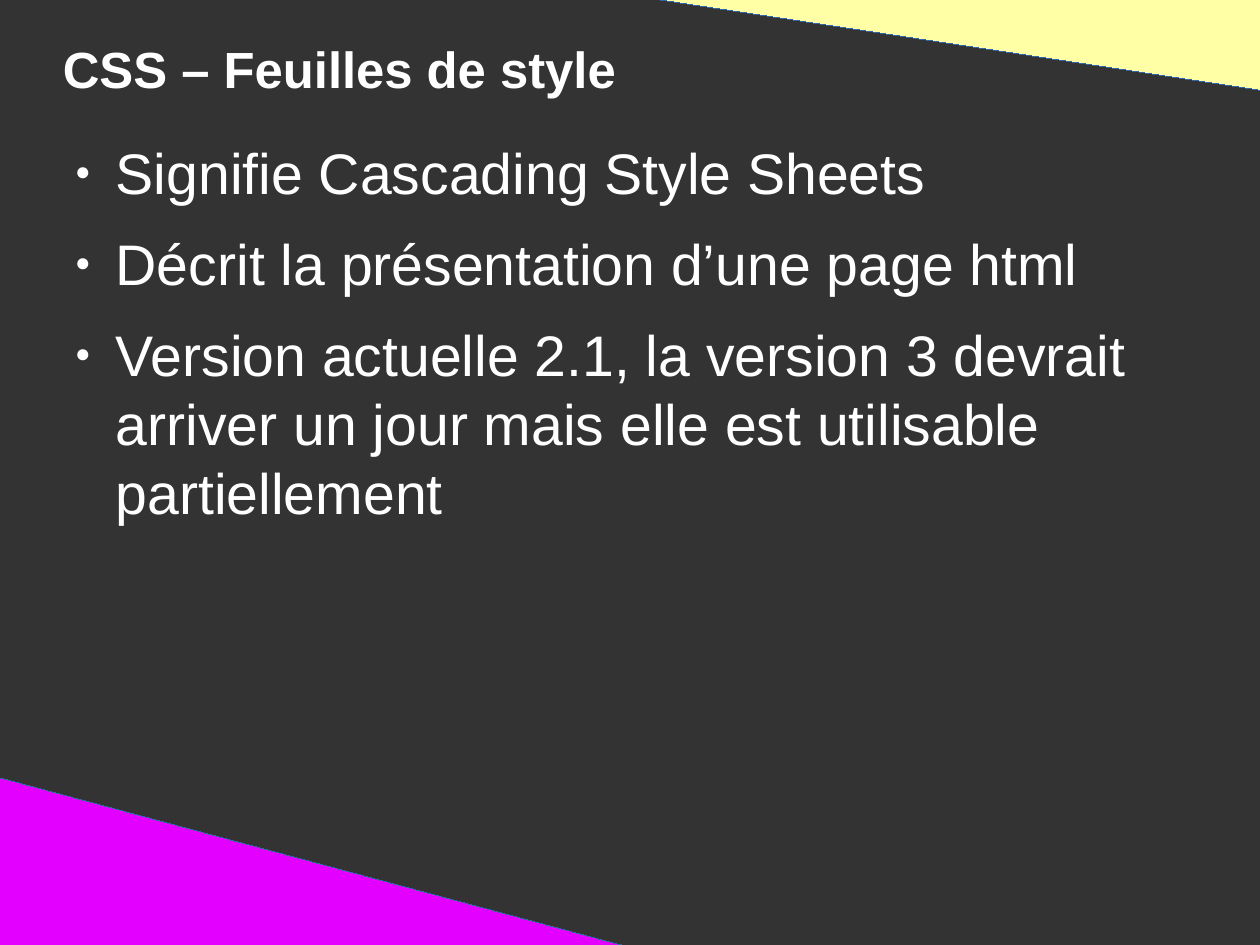
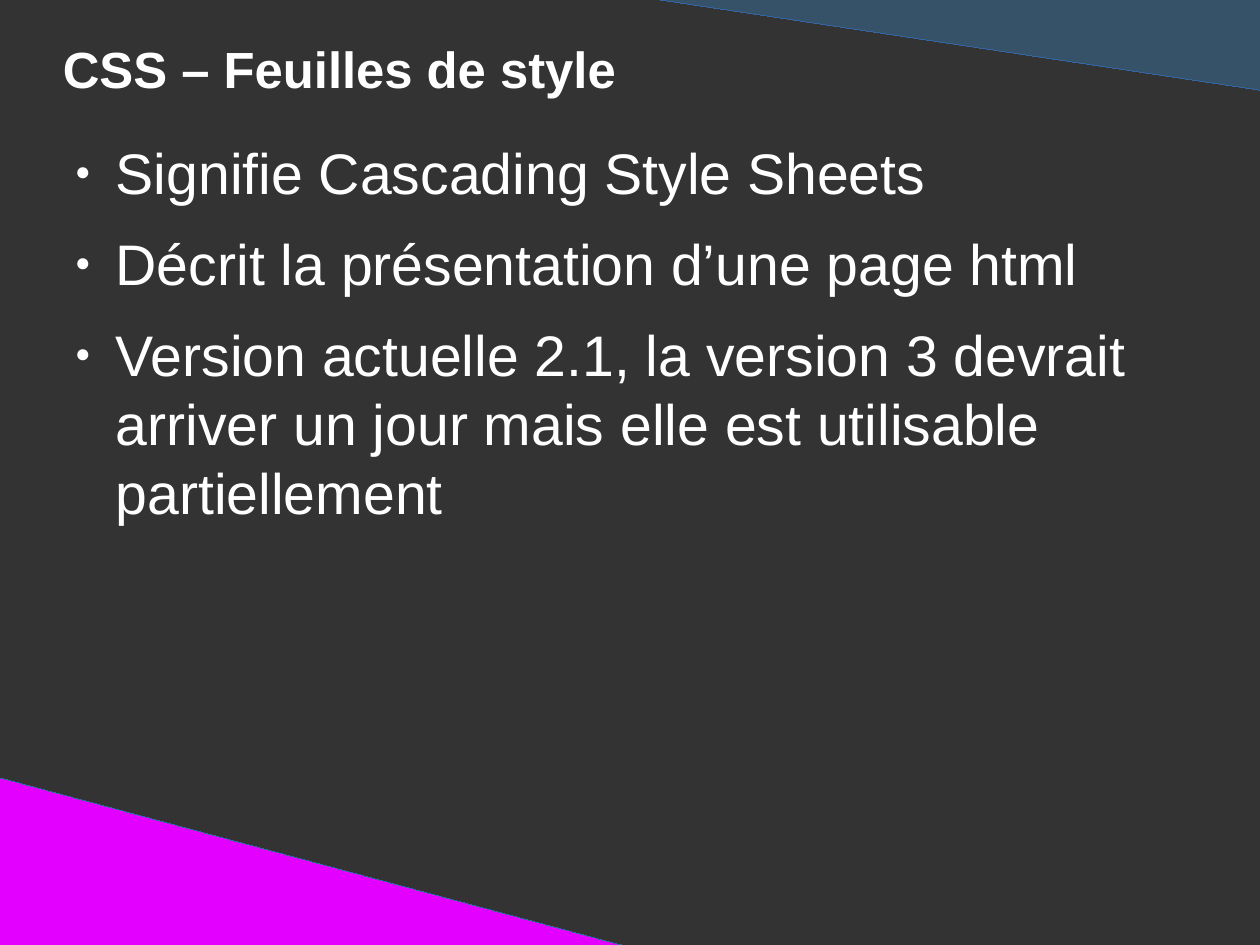
Before and after one commit to DanYellow/presentations, a slide deck: slide 33 of mmi/html/presentation.odp. Drawn at 1260x945 pixels with LibreOffice and Linux fonts; fonts in the diff are those of the drawing. Boxes give left, top, right and bottom in pixels: in the first picture for what was removed or moved away, otherwise in the second. Text is boxed around its words. In the diff, an @@ line names an element or a change of style, - is before the commit and + after.

```diff
--- a/mmi/html/presentation.odp
+++ b/mmi/html/presentation.odp
@@ right triangle at bbox=[615, 0, 1260, 91]: fill #FFFFA6 to #355269 @@
```
Also in this commit, not shown: 1 other slide changed, 17 slides added, 1 slide removed, 15 other files.
